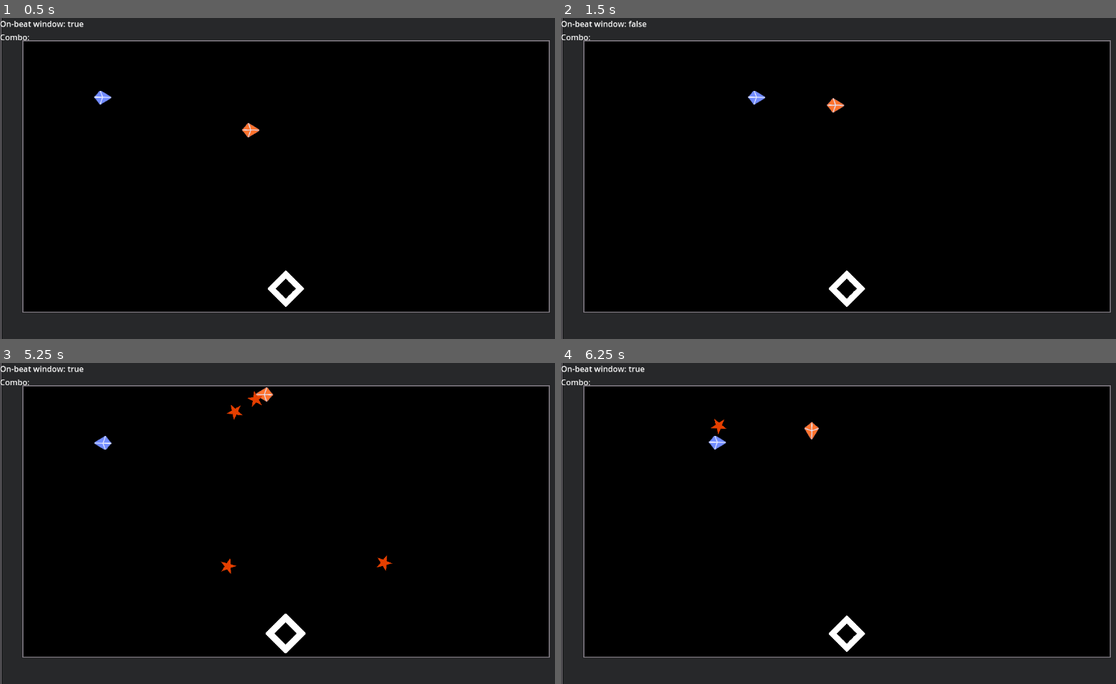
Above: before the commit, frames 1-4 (two rows, left to right).
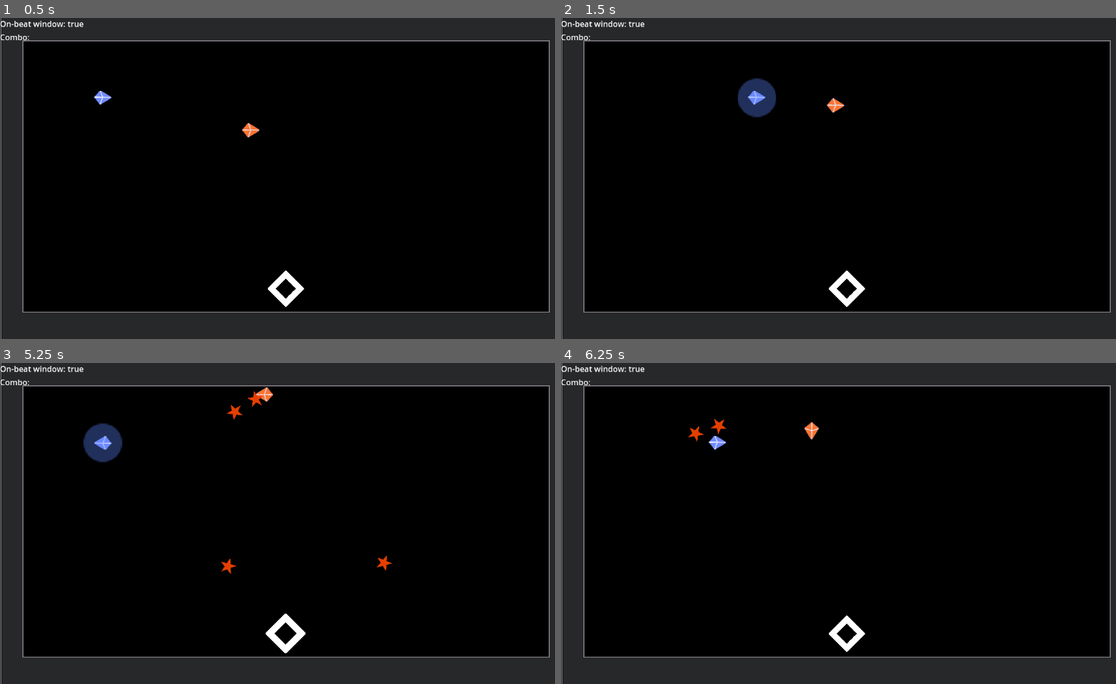
Above: after the commit, the same moments.

Repository: parkouralvoil/holoparry-fangamejam
Game: Godot game, scene res://levels/test_level.tscn
Same seed, same stepped clock (60 frames per second), same inputs: the game is played once before the commit and once after it. Sound files missing from this copy of the repository are replaced by a short silence.
Inputs:
- Up to frame 1 (0.5 s): no input
- Up to frame 2 (1.5 s): hold D (move_right) 0.53-1.28 s; tap Space (beat_activate) at 0.6, 1.35 s; hold Down (combo_down) from 1.28 s (still down)
- Up to frame 3 (5.25 s): release Down (combo_down) at 2.03 s; hold D (move_right) 2.03-2.78 s; tap Space (beat_activate) every 0.75 s from 2.1 to 5.1 s; hold Up (combo_up) 2.78-3.53 s; hold A (move_left) 3.53-5.03 s; hold Down (combo_down) from 5.03 s (still down)
- Up to frame 4 (6.25 s): release Down (combo_down) at 5.78 s; hold D (move_right) from 5.78 s (still down); tap Space (beat_activate) at 5.85 s

Frame 1 is identical in both runs. In frame 2, 0.7% of the frame differs, in the area x 12-39%, y 0-31%; in frame 3, 0.6%; in frame 4, less than 0.1%.

Commit message:
feat: parries and enemy parries
reorganized physics layers

Diff:
--- a/characters/character_components/hitbox.tscn
+++ b/characters/character_components/character_hitbox.tscn
@@ -1,14 +1,13 @@
 [gd_scene load_steps=3 format=3 uid="uid://c667wgyiuyaog"]
 
-[ext_resource type="Script" uid="uid://cqju2lpfay41s" path="res://characters/character_components/hitbox.gd" id="1_nt07a"]
+[ext_resource type="Script" uid="uid://cqju2lpfay41s" path="res://characters/character_components/hitbox.gd" id="1_dupi3"]
 
 [sub_resource type="CircleShape2D" id="CircleShape2D_qqr4u"]
 radius = 11.0
 
-[node name="Hitbox" type="Area2D"]
-collision_layer = 2
-collision_mask = 4
-script = ExtResource("1_nt07a")
+[node name="CharacterHitbox" type="Area2D"]
+collision_mask = 0
+script = ExtResource("1_dupi3")
 
 [node name="CollisionShape2D" type="CollisionShape2D" parent="."]
 shape = SubResource("CircleShape2D_qqr4u")
--- a/characters/character_tokino.tscn
+++ b/characters/character_tokino.tscn
@@ -2,7 +2,7 @@
 
 [ext_resource type="Script" uid="uid://o2t23wdgwtgl" path="res://characters/character.gd" id="1_b1u1o"]
 [ext_resource type="Texture2D" uid="uid://bhyr5u6cn2u2" path="res://assets/sprites/holoparry_spritesheet.png" id="2_mxkve"]
-[ext_resource type="PackedScene" uid="uid://c667wgyiuyaog" path="res://characters/character_components/hitbox.tscn" id="3_ke030"]
+[ext_resource type="PackedScene" uid="uid://c667wgyiuyaog" path="res://characters/character_components/character_hitbox.tscn" id="3_ke030"]
 [ext_resource type="PackedScene" uid="uid://dlbp1coqi5mgi" path="res://skills/moveset_tokino.tscn" id="4_mxkve"]
 
 [sub_resource type="AtlasTexture" id="AtlasTexture_es64v"]
@@ -14,6 +14,7 @@
 
 [node name="CharacterTokino" type="CharacterBody2D" node_paths=PackedStringArray("_Moveset", "_Hitbox")]
 collision_layer = 0
+collision_mask = 16
 script = ExtResource("1_b1u1o")
 _Moveset = NodePath("TokinoMoveset")
 _Hitbox = NodePath("Hitbox")
@@ -25,6 +26,5 @@
 shape = SubResource("CircleShape2D_x25rp")
 
 [node name="Hitbox" parent="." instance=ExtResource("3_ke030")]
-collision_mask = 0
 
 [node name="TokinoMoveset" parent="." instance=ExtResource("4_mxkve")]
--- /dev/null
+++ b/enemies/enemy_components/enemy_hitbox.tscn
@@ -0,0 +1,15 @@
+[gd_scene load_steps=3 format=3 uid="uid://x4b7bh1iuyak"]
+
+[ext_resource type="Script" uid="uid://cqju2lpfay41s" path="res://characters/character_components/hitbox.gd" id="1_qcvhs"]
+
+[sub_resource type="CircleShape2D" id="CircleShape2D_qqr4u"]
+radius = 11.0
+
+[node name="EnemyHitbox" type="Area2D"]
+collision_layer = 2
+collision_mask = 0
+script = ExtResource("1_qcvhs")
+
+[node name="CollisionShape2D" type="CollisionShape2D" parent="."]
+shape = SubResource("CircleShape2D_qqr4u")
+debug_color = Color(0.690013, 0.253963, 0.446783, 0.42)
--- /dev/null
+++ b/enemies/enemy_components/enemy_parry_behavior.gd
@@ -0,0 +1,2 @@
+extends Area2D
+class_name EnemyParryBehavior
--- /dev/null
+++ b/enemies/enemy_components/enemy_parry_behavior.tscn
@@ -0,0 +1,13 @@
+[gd_scene load_steps=2 format=3 uid="uid://dh2u76ljnta6y"]
+
+[sub_resource type="CircleShape2D" id="CircleShape2D_s0nvv"]
+radius = 59.0085
+
+[node name="EnemyParryBehavior" type="Area2D"]
+collision_layer = 0
+collision_mask = 8
+monitorable = false
+
+[node name="CollisionShape2D" type="CollisionShape2D" parent="."]
+shape = SubResource("CircleShape2D_s0nvv")
+debug_color = Color(0.305466, 0.554097, 0.792073, 0.42)
--- a/enemies/enemy_tokino.gd
+++ b/enemies/enemy_tokino.gd
@@ -5,6 +5,7 @@
 
 @export var _Moveset: BaseMoveset
 @export var _Hitbox: BaseHitbox
+@export var _EnemyParryBehavior: Area2D
 @export var _move_timer_duration: float
 
 var _move_direction: Vector2
@@ -46,6 +47,12 @@
 
 func _on_beat_window_changed(active: bool) -> void:
 	if active:
+		if _EnemyParryBehavior.has_overlapping_areas():
+			#for a in _EnemyParryBehavior.get_overlapping_areas():
+			#	print(a.get_collision_layer_value(3), a.get_collision_layer_value(4))
+			_Moveset.enemy_use_skill(0)
+			_attack_counter = _attack_threshold
+			return
 		if _attack_counter >= _attack_threshold:
 			_Moveset.enemy_use_skill(1)
 			_attack_counter = 0
--- a/enemies/enemy_tokino.tscn
+++ b/enemies/enemy_tokino.tscn
@@ -1,9 +1,10 @@
-[gd_scene load_steps=7 format=3 uid="uid://3jl7e2h37swr"]
+[gd_scene load_steps=8 format=3 uid="uid://3jl7e2h37swr"]
 
 [ext_resource type="Script" uid="uid://geugbxe4mjfd" path="res://enemies/enemy_tokino.gd" id="1_s0nvv"]
 [ext_resource type="Texture2D" uid="uid://bhyr5u6cn2u2" path="res://assets/sprites/holoparry_spritesheet.png" id="2_35sme"]
-[ext_resource type="PackedScene" uid="uid://c667wgyiuyaog" path="res://characters/character_components/hitbox.tscn" id="3_fwmlk"]
+[ext_resource type="PackedScene" uid="uid://x4b7bh1iuyak" path="res://enemies/enemy_components/enemy_hitbox.tscn" id="3_s0nvv"]
 [ext_resource type="PackedScene" uid="uid://dlbp1coqi5mgi" path="res://skills/moveset_tokino.tscn" id="4_ubux1"]
+[ext_resource type="PackedScene" uid="uid://dh2u76ljnta6y" path="res://enemies/enemy_components/enemy_parry_behavior.tscn" id="5_35sme"]
 
 [sub_resource type="AtlasTexture" id="AtlasTexture_es64v"]
 atlas = ExtResource("2_35sme")
@@ -12,11 +13,13 @@
 [sub_resource type="CircleShape2D" id="CircleShape2D_x25rp"]
 radius = 16.0312
 
-[node name="EnemyTokino" type="CharacterBody2D" node_paths=PackedStringArray("_Moveset", "_Hitbox")]
+[node name="EnemyTokino" type="CharacterBody2D" node_paths=PackedStringArray("_Moveset", "_Hitbox", "_EnemyParryBehavior")]
 collision_layer = 0
+collision_mask = 16
 script = ExtResource("1_s0nvv")
 _Moveset = NodePath("TokinoMoveset")
 _Hitbox = NodePath("EnemyHitbox")
+_EnemyParryBehavior = NodePath("EnemyParryBehavior")
 _move_timer_duration = 0.5
 
 [node name="Sprite2D" type="Sprite2D" parent="."]
@@ -24,12 +27,15 @@
 
 [node name="CollisionShape2D" type="CollisionShape2D" parent="."]
 shape = SubResource("CircleShape2D_x25rp")
+debug_color = Color(0.503033, 0.566577, 0.360544, 0.42)
 
-[node name="EnemyHitbox" parent="." instance=ExtResource("3_fwmlk")]
-collision_layer = 16
-collision_mask = 0
+[node name="EnemyHitbox" parent="." instance=ExtResource("3_s0nvv")]
+
+[node name="EnemyParryBehavior" parent="." instance=ExtResource("5_35sme")]
+collision_mask = 4
 
 [node name="TokinoMoveset" parent="." instance=ExtResource("4_ubux1")]
+from_enemy = true
 
 [node name="MoveTimer" type="Timer" parent="."]
 wait_time = 3.0
--- a/levels/beats_manager.gd
+++ b/levels/beats_manager.gd
@@ -7,7 +7,7 @@
 		EventBus.beat_window_changed.emit(val)
 # dependent on song choice, will need smth to handle these
 var _beat_timing_duration: float = 60.0 / 150.0
-var _onbeat_window_duration: float = 60.0 / 150.0 * 0.6
+var _onbeat_window_duration: float = (60.0 / 150.0) * 0.9
 
 @onready var _BeatTiming: Timer = $BeatTiming
 @onready var _OnBeatWindow: Timer = $OnBeatWindow
--- a/levels/test_level.tscn
+++ b/levels/test_level.tscn
@@ -387,7 +387,7 @@
 11:3/0/terrains_peering_bit/top_side = 0
 
 [sub_resource type="TileSet" id="TileSet_w7r7j"]
-physics_layer_0/collision_layer = 1
+physics_layer_0/collision_layer = 16
 physics_layer_0/collision_mask = 0
 terrain_set_0/mode = 0
 terrain_set_0/terrain_0/name = "arena"
--- a/project.godot
+++ b/project.godot
@@ -71,11 +71,13 @@
 
 [layer_names]
 
-2d_physics/layer_1="World"
-2d_physics/layer_2="Character A Hitbox"
-2d_physics/layer_3="Attack Hurtbox"
-2d_physics/layer_4="Parry Checkbox"
-2d_physics/layer_5="Character B Hitbox"
+2d_physics/layer_1="Character A Hitbox"
+2d_physics/layer_2="Character B Hitbox"
+2d_physics/layer_3="Parry A Checkbox"
+2d_physics/layer_4="Parry B Checkbox"
+2d_physics/layer_5="World"
+2d_physics/layer_6="Projectile A"
+2d_physics/layer_7="Projectile B"
 
 [rendering]
 
--- a/projectiles/base_projectile.gd
+++ b/projectiles/base_projectile.gd
@@ -1,7 +1,7 @@
 extends Node2D
 class_name BaseProjectile
 
-@export var _Hurtbox: Area2D
+@export var _Hurtbox: ProjectileHurtbox
 @export var _Sprite: Sprite2D
 
 @export_category("Projectile Stats")
@@ -10,20 +10,15 @@
 
 var direction: Vector2 = Vector2.RIGHT
 var from_enemy: bool = false
+var parryable: bool = false
 
 
 func _ready() -> void:
 	_Hurtbox.area_entered.connect(_on_area_entered)
 	_Hurtbox.body_entered.connect(_on_body_entered)
 	if from_enemy:
-		## scan only character hitboxes
-		_Hurtbox.set_collision_mask_value(2, true)
 		_Sprite.modulate = Color.ORANGE_RED
-	else:
-		## scan only enemy hitboxes
-		_Hurtbox.set_collision_mask_value(5, true)
-	_Hurtbox.monitorable = true
-	_Hurtbox.monitoring = true
+	_Hurtbox.set_collisions(from_enemy, parryable)
 
 
 func _physics_process(delta: float) -> void:
--- /dev/null
+++ b/projectiles/parry_attack_remover.gd
@@ -0,0 +1,42 @@
+extends Node2D
+class_name ParryAttackRemover
+
+var _visible_duration: float = 0.2
+var _parry_from_enemy: bool = false
+
+@onready var _sprite: Sprite2D = $Sprite2D
+@onready var _removerBox: Area2D = $RemoverBox
+
+func prepare_attack_remover(appear_position: Vector2) -> void:
+	global_position = appear_position
+
+
+func set_parry_remover(from_enemy: bool) -> void: ## called by SkillParry
+	if from_enemy:
+		_removerBox.set_collision_mask_value(6, true)
+		_removerBox.set_collision_mask_value(7, false)
+	else:
+		_removerBox.set_collision_mask_value(6, false)
+		_removerBox.set_collision_mask_value(7, true)
+	_parry_from_enemy = from_enemy ## for color
+
+
+func activate() -> void:
+	show()
+	for area in _removerBox.get_overlapping_areas():
+		if not area.owner:
+			continue
+		if area.owner is BaseProjectile:
+			var p: BaseProjectile = area.owner
+			p.queue_free()
+	var t := create_tween()
+	t.tween_property(_sprite, "scale", Vector2(4, 4),
+			_visible_duration).from(Vector2.ZERO)
+	if _parry_from_enemy:
+		t.parallel().tween_property(_sprite, "modulate", Color(1, 0.4, 0.2, 0.3),
+				_visible_duration).from(Color(1, 0.4, 0.2, 0.8))
+	else:
+		t.parallel().tween_property(_sprite, "modulate", Color(0.2, 0.4, 1, 0.3),
+				_visible_duration).from(Color(0.2, 0.4, 1, 0.8))
+	await t.finished
+	hide()
--- /dev/null
+++ b/projectiles/parry_attack_remover.tscn
@@ -0,0 +1,26 @@
+[gd_scene load_steps=5 format=3 uid="uid://cqd6c8dm36q7q"]
+
+[ext_resource type="Script" uid="uid://bbnqgmmb1h8ke" path="res://projectiles/parry_attack_remover.gd" id="1_jwgn3"]
+[ext_resource type="Texture2D" uid="uid://bhyr5u6cn2u2" path="res://assets/sprites/holoparry_spritesheet.png" id="2_a2h6c"]
+
+[sub_resource type="AtlasTexture" id="AtlasTexture_qqe28"]
+atlas = ExtResource("2_a2h6c")
+region = Rect2(418, 47, 205, 205)
+
+[sub_resource type="CircleShape2D" id="CircleShape2D_fwgqv"]
+radius = 407.398
+
+[node name="ParryAttackRemover" type="Node2D"]
+script = ExtResource("1_jwgn3")
+
+[node name="Sprite2D" type="Sprite2D" parent="."]
+modulate = Color(1, 1, 1, 0.423529)
+scale = Vector2(4, 4)
+texture = SubResource("AtlasTexture_qqe28")
+
+[node name="RemoverBox" type="Area2D" parent="."]
+collision_layer = 0
+collision_mask = 0
+
+[node name="CollisionShape2D" type="CollisionShape2D" parent="RemoverBox"]
+shape = SubResource("CircleShape2D_fwgqv")
--- /dev/null
+++ b/projectiles/parry_circle.gd
@@ -0,0 +1,48 @@
+extends Node2D
+class_name ParryCircle
+
+signal successful_parry()
+
+var _active_duration: float = 0.5
+var _emitted: bool = false
+
+@onready var _attackParryCheckbox: Area2D = $AttackParryCheckbox
+@onready var _activeDurationTimer: Timer = $ActiveDuration
+
+func _ready() -> void:
+	_attackParryCheckbox.area_entered.connect(_on_attackParryCheckbox_area_entered)
+
+
+func set_parry_check(from_enemy: bool) -> void: ## called by SkillParry
+	if from_enemy:
+		_attackParryCheckbox.set_collision_mask_value(3, true)
+		_attackParryCheckbox.set_collision_mask_value(4, false)
+	else:
+		_attackParryCheckbox.set_collision_mask_value(3, false)
+		_attackParryCheckbox.set_collision_mask_value(4, true)
+
+
+func activate_parry_check(): ## called by SkillParry
+	_attackParryCheckbox.monitoring = true
+	show()
+	_activeDurationTimer.start(_active_duration)
+	await _activeDurationTimer.timeout
+	_emitted = false
+	_end_parry_check()
+
+
+func _on_attackParryCheckbox_area_entered(area: Area2D) -> void:
+	if area:
+		if not area.owner:
+			return
+		if area.owner is BaseProjectile:
+			var p: BaseProjectile = area.owner
+			if not _emitted:
+				_emitted = true
+				_end_parry_check()
+				successful_parry.emit()
+
+
+func _end_parry_check():
+	_attackParryCheckbox.set_deferred("monitoring", false)
+	hide()
--- /dev/null
+++ b/projectiles/parry_circle.tscn
@@ -0,0 +1,31 @@
+[gd_scene load_steps=5 format=3 uid="uid://d344ibvqccpwh"]
+
+[ext_resource type="Script" uid="uid://bjcx0qjmo7lai" path="res://projectiles/parry_circle.gd" id="1_ag15n"]
+[ext_resource type="Texture2D" uid="uid://bhyr5u6cn2u2" path="res://assets/sprites/holoparry_spritesheet.png" id="2_j2bcp"]
+
+[sub_resource type="AtlasTexture" id="AtlasTexture_qqe28"]
+atlas = ExtResource("2_j2bcp")
+region = Rect2(37, 121, 31, 31)
+
+[sub_resource type="CircleShape2D" id="CircleShape2D_fwgqv"]
+radius = 43.0
+
+[node name="ParryCircle" type="Node2D"]
+script = ExtResource("1_ag15n")
+
+[node name="Sprite2D" type="Sprite2D" parent="."]
+modulate = Color(0.40629, 0.565822, 0.999998, 0.356863)
+scale = Vector2(2.5, 2.5)
+texture = SubResource("AtlasTexture_qqe28")
+
+[node name="AttackParryCheckbox" type="Area2D" parent="."]
+collision_layer = 0
+collision_mask = 0
+monitoring = false
+monitorable = false
+
+[node name="CollisionShape2D" type="CollisionShape2D" parent="AttackParryCheckbox"]
+shape = SubResource("CircleShape2D_fwgqv")
+
+[node name="ActiveDuration" type="Timer" parent="."]
+one_shot = true
--- /dev/null
+++ b/projectiles/projectile_hurtbox.gd
@@ -0,0 +1,46 @@
+extends Area2D
+class_name ProjectileHurtbox
+
+"""
+This hurtbox will only have a collision layers and masks once its set by its
+parent BaseProjectile
+"""
+
+func set_collisions(from_enemy: bool, parryable: bool):
+	_collide_with_world()
+	if from_enemy: ## projectile B
+		_target_character()
+		if parryable: ## parryable projectile B
+			_set_as_parryable_B()
+	else:			## projectile A
+		_target_enemy()
+		if parryable: ## parryable projectile A
+			_set_as_parryable_A()
+
+
+func _collide_with_world() -> void:
+	self.set_collision_mask_value(5, true)
+
+
+func _target_character() -> void:
+	self.set_collision_mask_value(1, true)
+	self.set_collision_mask_value(2, false)
+	self.set_collision_layer_value(6, false)
+	self.set_collision_layer_value(7, true)
+
+
+func _target_enemy() -> void:
+	self.set_collision_mask_value(1, false)
+	self.set_collision_mask_value(2, true)
+	self.set_collision_layer_value(6, true)
+	self.set_collision_layer_value(7, false)
+
+
+func _set_as_parryable_A() -> void:
+	self.set_collision_layer_value(3, true)
+	self.set_collision_layer_value(4, false)
+
+
+func _set_as_parryable_B() -> void:
+	self.set_collision_layer_value(3, false)
+	self.set_collision_layer_value(4, true)
--- /dev/null
+++ b/projectiles/projectile_hurtbox.tscn
@@ -0,0 +1,8 @@
+[gd_scene load_steps=2 format=3 uid="uid://b46r3coymwvrh"]
+
+[ext_resource type="Script" uid="uid://bio5bu3nmqqtb" path="res://projectiles/projectile_hurtbox.gd" id="1_v8i54"]
+
+[node name="ProjectileHurtbox" type="Area2D"]
+collision_layer = 0
+collision_mask = 0
+script = ExtResource("1_v8i54")
--- a/projectiles/projectile_star.gd
+++ b/projectiles/projectile_star.gd
@@ -1,5 +1,4 @@
 extends BaseProjectile
-
 
 
 func _process(delta: float) -> void:
--- a/projectiles/projectile_star.tscn
+++ b/projectiles/projectile_star.tscn
@@ -1,10 +1,11 @@
-[gd_scene load_steps=5 format=3 uid="uid://4dqwmqw1wq16"]
+[gd_scene load_steps=6 format=3 uid="uid://4dqwmqw1wq16"]
 
 [ext_resource type="Texture2D" uid="uid://bhyr5u6cn2u2" path="res://assets/sprites/holoparry_spritesheet.png" id="1_225my"]
+[ext_resource type="PackedScene" uid="uid://b46r3coymwvrh" path="res://projectiles/projectile_hurtbox.tscn" id="2_qqe28"]
 [ext_resource type="Script" uid="uid://fewdbcnbkn2v" path="res://projectiles/projectile_star.gd" id="2_u0g87"]
 
-[sub_resource type="CircleShape2D" id="CircleShape2D_fwgqv"]
-radius = 15.0
+[sub_resource type="CircleShape2D" id="CircleShape2D_u0g87"]
+radius = 12.0
 
 [sub_resource type="AtlasTexture" id="AtlasTexture_qqe28"]
 atlas = ExtResource("1_225my")
@@ -12,16 +13,13 @@
 
 [node name="ProjectileStar" type="Node2D" node_paths=PackedStringArray("_Hurtbox", "_Sprite")]
 script = ExtResource("2_u0g87")
-_Hurtbox = NodePath("Hurtbox")
+_Hurtbox = NodePath("ProjectileHurtbox")
 _Sprite = NodePath("Sprite2D")
 
-[node name="Hurtbox" type="Area2D" parent="."]
-collision_layer = 4
-monitoring = false
-monitorable = false
+[node name="ProjectileHurtbox" parent="." instance=ExtResource("2_qqe28")]
 
-[node name="CollisionShape2D" type="CollisionShape2D" parent="Hurtbox"]
-shape = SubResource("CircleShape2D_fwgqv")
+[node name="CollisionShape2D" type="CollisionShape2D" parent="ProjectileHurtbox"]
+shape = SubResource("CircleShape2D_u0g87")
 
 [node name="Sprite2D" type="Sprite2D" parent="."]
 modulate = Color(1, 1, 0.431373, 1)
--- a/skills/base_moveset.gd
+++ b/skills/base_moveset.gd
@@ -1,11 +1,16 @@
 extends Node2D
 class_name BaseMoveset
+
+@export var from_enemy: bool = false
 
 var _skill_array: Array[BaseSkill]
 
 func _ready() -> void:
 	for node in get_children():
 		if node is BaseSkill:
+			node.set_skill_collisions(from_enemy)
+			node.show()
+			print_debug(node.name, node.combo, from_enemy)
 			_skill_array.append(node)
 
 
@@ -13,7 +18,7 @@
 	## function to check all skills in array, then activate skill if correct combo
 	for skill in _skill_array:
 		if skill.combo == performed_combo:
-			print_debug("skill found: ", skill.name)
+			#print_debug("skill found: ", skill.name)
 			skill.activate_skill()
 			return
 	print_debug("no skill found")
@@ -22,4 +27,4 @@
 func enemy_use_skill(index: int) -> void:
 	## for enemies to easily cast a skill
 	if _skill_array.size() > index:
-		_skill_array[index].activate_skill(true)
+		_skill_array[index].activate_skill()
--- a/skills/base_skill.gd
+++ b/skills/base_skill.gd
@@ -5,6 +5,7 @@
 @export var skill_cooldown: float
 @export var _combo: String ## example: 101 means UP DOWN UP
 var combo: Array[PT.Combo]
+var _from_enemy: bool
 
 func _ready() -> void:
 	## set combo:
@@ -15,7 +16,12 @@
 			combo.append(PT.Combo.DOWN)
 		else:
 			combo.append(PT.Combo.UP)
+	#print_debug(_combo)
 
 
-func activate_skill(from_enemy: bool = false) -> void:
+func set_skill_collisions(from_enemy: bool): ## set by BaseMoveset
+	_from_enemy = from_enemy
+
+
+func activate_skill() -> void:
 	pass
--- a/skills/moveset_tokino.tscn
+++ b/skills/moveset_tokino.tscn
@@ -8,5 +8,7 @@
 script = ExtResource("1_pnobm")
 
 [node name="ParrySkill" parent="." instance=ExtResource("1_perae")]
+visible = false
 
 [node name="StarMelody" parent="." instance=ExtResource("3_6gl5l")]
+visible = false
--- a/skills/skill_parry.gd
+++ b/skills/skill_parry.gd
@@ -1,5 +1,29 @@
 extends BaseSkill
+class_name SkillParry
+
+@onready var _ParryCircle: ParryCircle = $ParryCircle
+@onready var _ParryAttackRemover: ParryAttackRemover = $ParryAttackRemover
+
+func _ready() -> void:
+	_ParryCircle.successful_parry.connect(_on_successful_parry)
+	_ParryCircle.hide()
+	_ParryAttackRemover.hide()
+	_ParryAttackRemover.top_level = true
+	super()
 
 
-func activate_skill(from_enemy: bool = false) -> void:
-	pass
+func set_skill_collisions(from_enemy: bool) -> void:
+	super(from_enemy)
+	_ParryCircle.set_parry_check(from_enemy)
+	_ParryAttackRemover.set_parry_remover(from_enemy)
+
+
+func activate_skill() -> void:
+	_ParryCircle.activate_parry_check()
+
+
+func _on_successful_parry() -> void:
+	_ParryAttackRemover.prepare_attack_remover(self.global_position)
+	await get_tree().physics_frame ## this is important to give enough time
+	await get_tree().physics_frame ## for the area2D to get all the overlapping projectiles
+	_ParryAttackRemover.activate()
--- a/skills/skill_parry.tscn
+++ b/skills/skill_parry.tscn
@@ -1,9 +1,15 @@
-[gd_scene load_steps=2 format=3 uid="uid://dx4lho5v6e6r4"]
+[gd_scene load_steps=4 format=3 uid="uid://dx4lho5v6e6r4"]
 
 [ext_resource type="Script" uid="uid://c14nvm6chqwjf" path="res://skills/skill_parry.gd" id="1_njad5"]
+[ext_resource type="PackedScene" uid="uid://d344ibvqccpwh" path="res://projectiles/parry_circle.tscn" id="2_gfxu0"]
+[ext_resource type="PackedScene" uid="uid://cqd6c8dm36q7q" path="res://projectiles/parry_attack_remover.tscn" id="3_wx552"]
 
 [node name="ParrySkill" type="Node2D"]
 script = ExtResource("1_njad5")
 skill_name = "Parry"
 skill_cooldown = 1.0
 _combo = "0"
+
+[node name="ParryCircle" parent="." instance=ExtResource("2_gfxu0")]
+
+[node name="ParryAttackRemover" parent="." instance=ExtResource("3_wx552")]
--- a/skills/skill_star_melody.gd
+++ b/skills/skill_star_melody.gd
@@ -2,24 +2,27 @@
 
 @export var _ProjectilePacked: PackedScene
 
-func activate_skill(from_enemy: bool = false) -> void:
+func activate_skill() -> void:
 	for i in range(3):
-		var target_pos: Vector2 = CombatHelper.enemy_global_position if not from_enemy \
+		var target_pos: Vector2 = CombatHelper.enemy_global_position if not _from_enemy \
 			else CombatHelper.player_global_position
 		_shoot(_ProjectilePacked,
 				self.global_position.direction_to(target_pos),
 				self.global_position,
-				from_enemy)
+				_from_enemy,
+				true)
 		await get_tree().create_timer(0.3).timeout
 
 
 func _shoot(projectile_packed: PackedScene,
 		dir: Vector2,
 		origin: Vector2,
-		from_enemy: bool) -> void:
+		from_enemy: bool,
+		parryable: bool) -> void:
 	var p: BaseProjectile = projectile_packed.instantiate()
 	p.direction = dir
 	p.global_position = origin
 	p.from_enemy = from_enemy
+	p.parryable = parryable
 	p.top_level = true
 	add_child(p)
Binary file changed: assets/sprites/holoparry_spritesheet.png
Not shown, added: enemies/enemy_components/enemy_parry_behavior.gd.uid
Not shown, added: projectiles/parry_attack_remover.gd.uid
Not shown, added: projectiles/parry_circle.gd.uid
Not shown, added: projectiles/projectile_hurtbox.gd.uid
